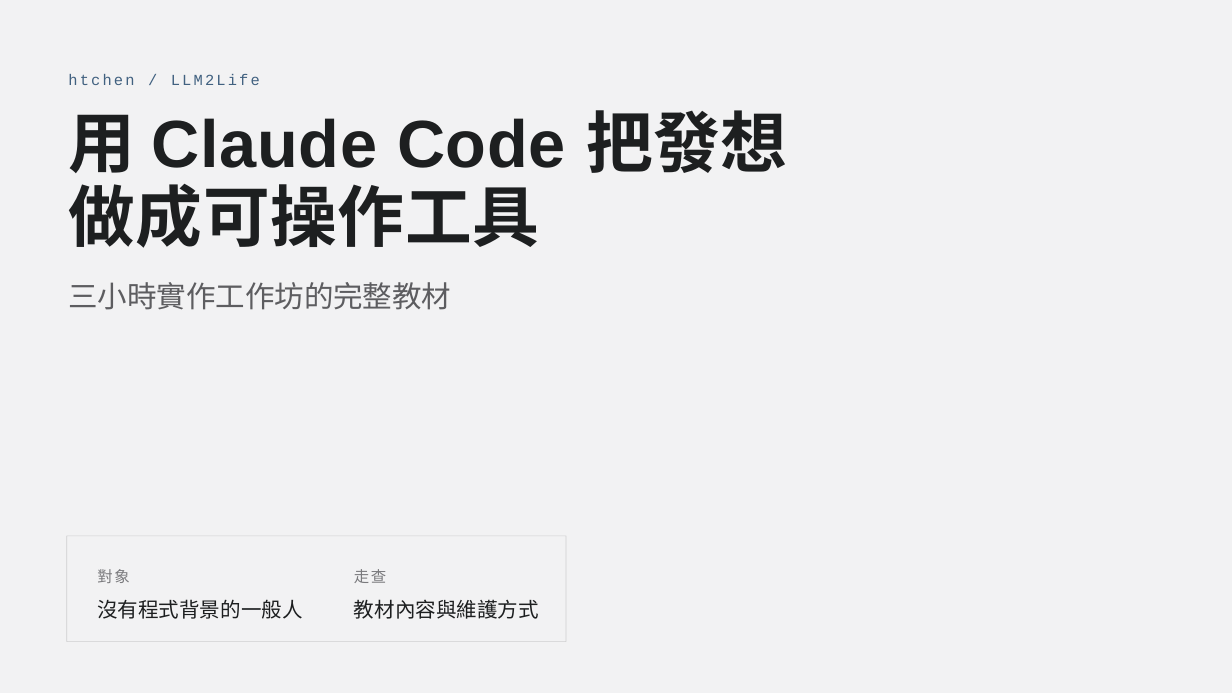
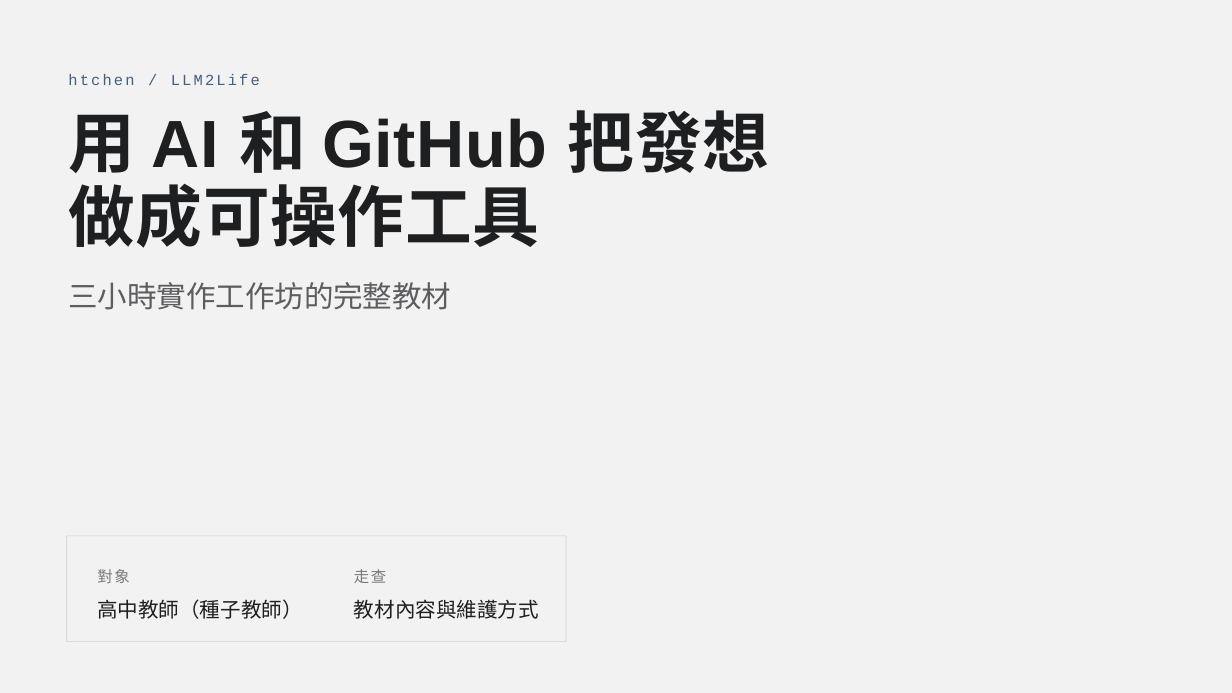
Before and after one commit to htchen/LLM2Life, a slide deck: slide 1 of instructor/LLM2Life_slide_deck.pptx. Drawn at 1232x693 pixels with LibreOffice and Linux fonts; fonts in the diff are those of the drawing. Boxes give left, top, right and bottom in pixels: in the first picture for what was removed or moved away, otherwise in the second. Text is boxed around its words. In the diff, an @@ line names an element or a change of style, - is before the commit and + after.

```diff
--- a/instructor/LLM2Life_slide_deck.pptx
+++ b/instructor/LLM2Life_slide_deck.pptx
@@ text at [68, 110, 769, 248]: text changed @@
-用 Claude Code 把發想做成可操作工具
+用 AI 和 GitHub 把發想做成可操作工具
@@ text at [97, 599, 302, 619]: text changed @@
-沒有程式背景的一般人
+高中教師（種子教師）
```
Also in this commit, not shown: 1 other slide changed, 2 slides added.
